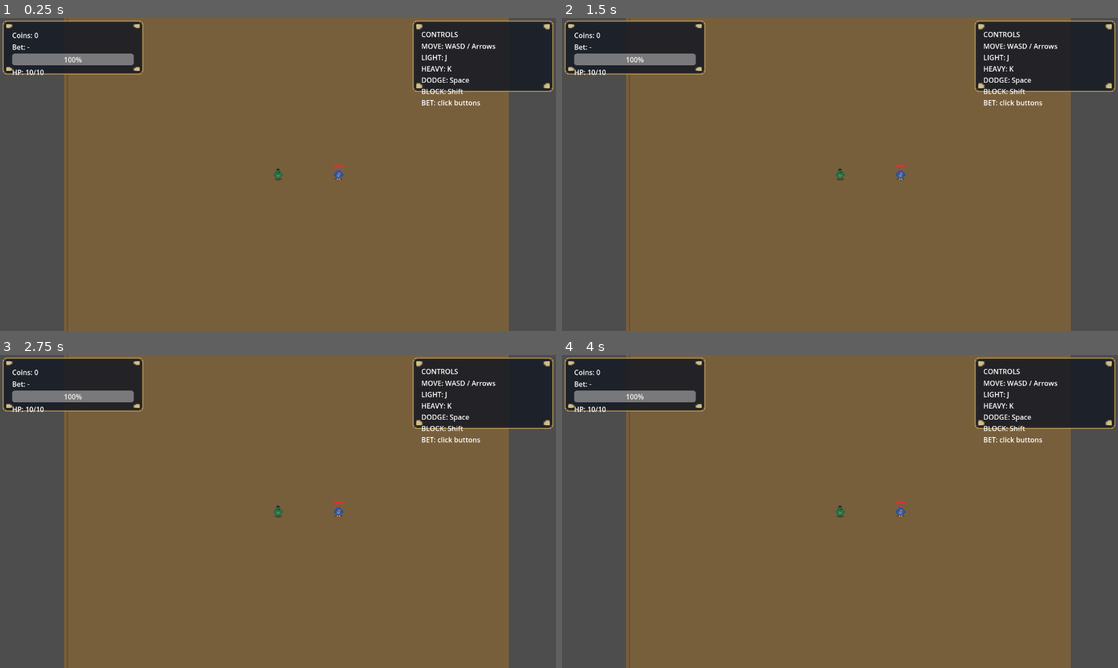
Above: before the commit, frames 1-4 (two rows, left to right).
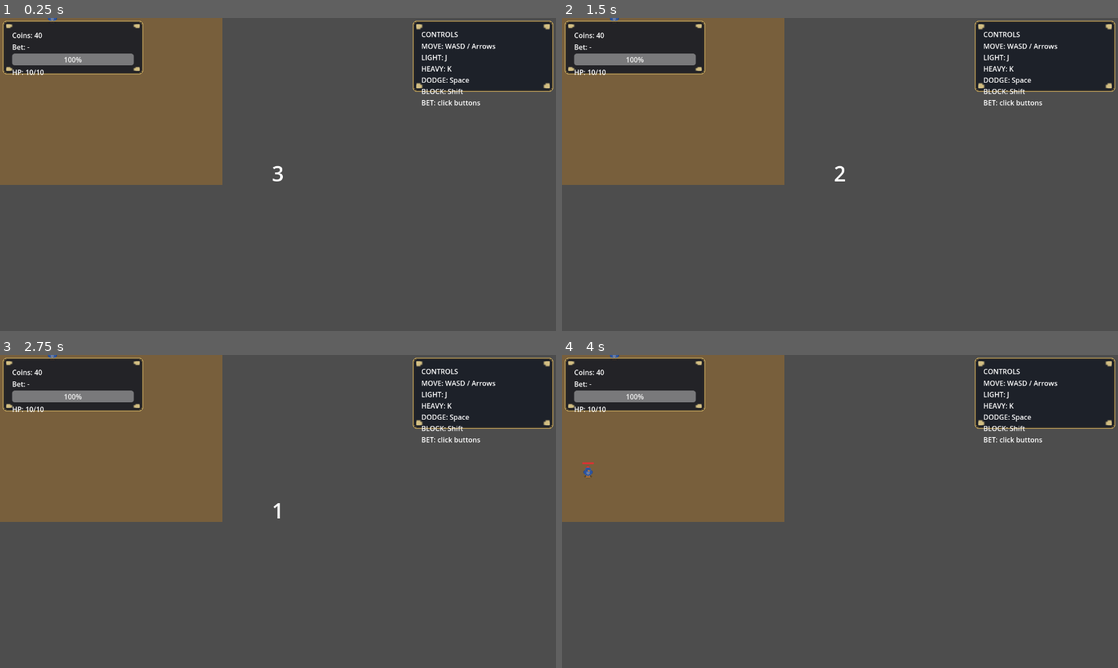
Above: after the commit, the same moments.

Repository: Faratas410/Gallicus-2.0
Game: Godot game, scene res://scenes/Main.tscn
The game is run twice, just before and just after one commit, with the same random seed, the same clock (stepped at 60 frames per second) and the same inputs.
Inputs:
- Up to frame 1 (0.25 s): no input
- Up to frame 2 (1.5 s): tap Enter at 0.5 s; hold D (move_right, bound only after the commit) 0.53-1.28 s; tap K (attack_heavy, bound only after the commit) at 0.6 s; tap Space (dodge, bound only after the commit) at 1.25 s; hold S (move_down, bound only after the commit) from 1.28 s (still down); tap J (attack_light, bound only after the commit) at 1.35 s
- Up to frame 3 (2.75 s): tap Enter at 2 s; release S (move_down, bound only after the commit) at 2.03 s; hold D (move_right, bound only after the commit) from 2.03 s (still down); hold L (block, bound only after the commit) from 2.03 s (still down)
- Up to frame 4 (4 s): tap Space (dodge, bound only after the commit) at 2.75, 2.85 s; release D (move_right, bound only after the commit) at 2.78 s; release L (block, bound only after the commit) at 2.78 s; hold W (move_up, bound only after the commit) 2.78-3.53 s; tap Enter at 3.5 s; hold A (move_left, bound only after the commit) from 3.53 s (still down); tap K (attack_heavy, bound only after the commit) at 3.6 s

The runs differ from the first frame. In frame 1, 65% of the frame differs, in the area x 0-92%, y 0-100%; in frame 2, 65%; in frame 3, 65%; in frame 4, 65%.
Error before the commit: Parse Error: Unexpected "?" in source. If you want a ternary operator, use "truthy_value if true_condition else falsy_value". (res://scripts/systems/run_manage…

Commit message:
Fix invalid ternary operators in run_manager.gd

Diff:
--- a/scripts/systems/run_manager.gd
+++ b/scripts/systems/run_manager.gd
@@ -174,7 +174,7 @@
 	elif _arena and _player.get_parent() != _arena:
 		var player_node := _player
 		if player_node is Node:
-			var pos := player_node is Node2D ? (player_node as Node2D).global_position : Vector2.ZERO
+			var pos: Vector2 = (player_node as Node2D).global_position if player_node is Node2D else Vector2.ZERO
 			player_node.reparent(_arena)
 			if player_node is Node2D:
 				(player_node as Node2D).global_position = pos
@@ -402,19 +402,19 @@
 	var player_exists := player_node != null
 	var player_in_tree := player_exists and player_node.is_inside_tree()
 	var player_physics := player_exists and player_node.is_physics_processing()
-	var player_process_mode := player_exists ? player_node.process_mode : -1
-	var player_pos := player_exists and player_node is Node2D ? (player_node as Node2D).global_position : Vector2.ZERO
+	var player_process_mode := player_node.process_mode if player_exists else -1
+	var player_pos := (player_node as Node2D).global_position if player_exists and player_node is Node2D else Vector2.ZERO
 
 	var enemies := get_tree().get_nodes_in_group("enemies")
 	var enemies_count := enemies.size()
-	var sample_enemy: Node = enemies_count > 0 ? enemies[0] : null
+	var sample_enemy: Node = enemies[0] if enemies_count > 0 else null
 	var enemy_physics := sample_enemy != null and sample_enemy.is_physics_processing()
-	var enemy_process_mode := sample_enemy != null ? sample_enemy.process_mode : -1
+	var enemy_process_mode := sample_enemy.process_mode if sample_enemy != null else -1
 
 	var cam := get_viewport().get_camera_2d()
 	var cam_exists := cam != null
 	var cam_current := cam_exists and cam.has_method("is_current") and cam.is_current()
-	var cam_pos := cam_exists ? cam.global_position : Vector2.ZERO
+	var cam_pos := cam.global_position if cam_exists else Vector2.ZERO
 
 	print(
 		"[runtime:%s] paused=%s gameplay_enabled=%s player_in_tree=%s player_physics=%s player_process_mode=%s player_pos=%s enemies=%s enemy_physics=%s enemy_process_mode=%s cam_exists=%s cam_current=%s cam_pos=%s"
